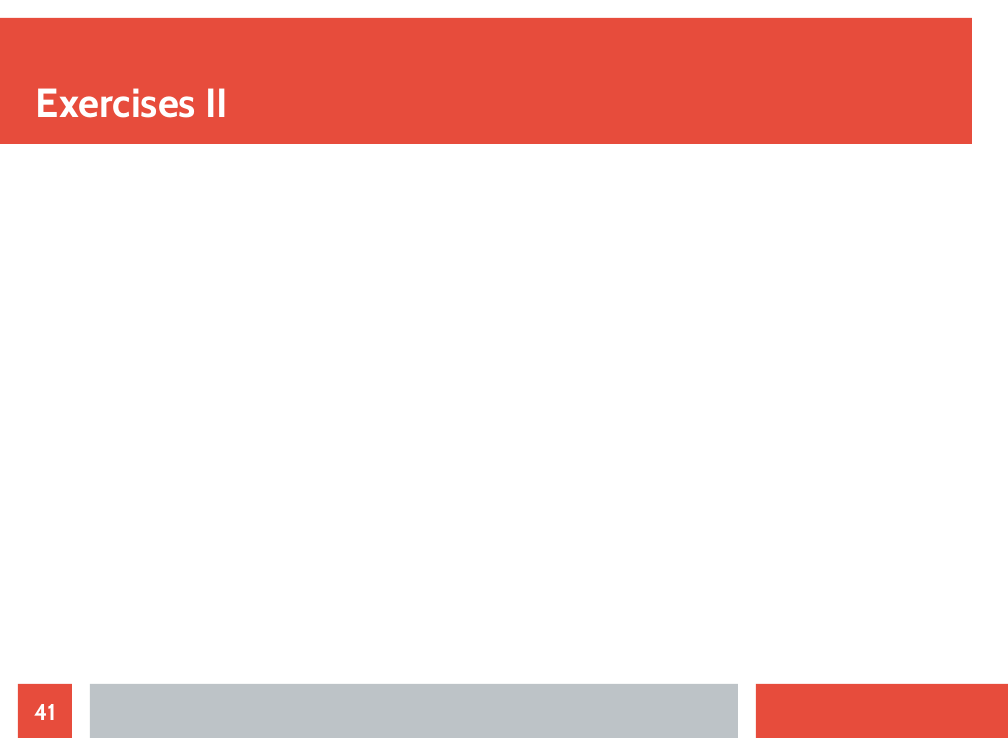
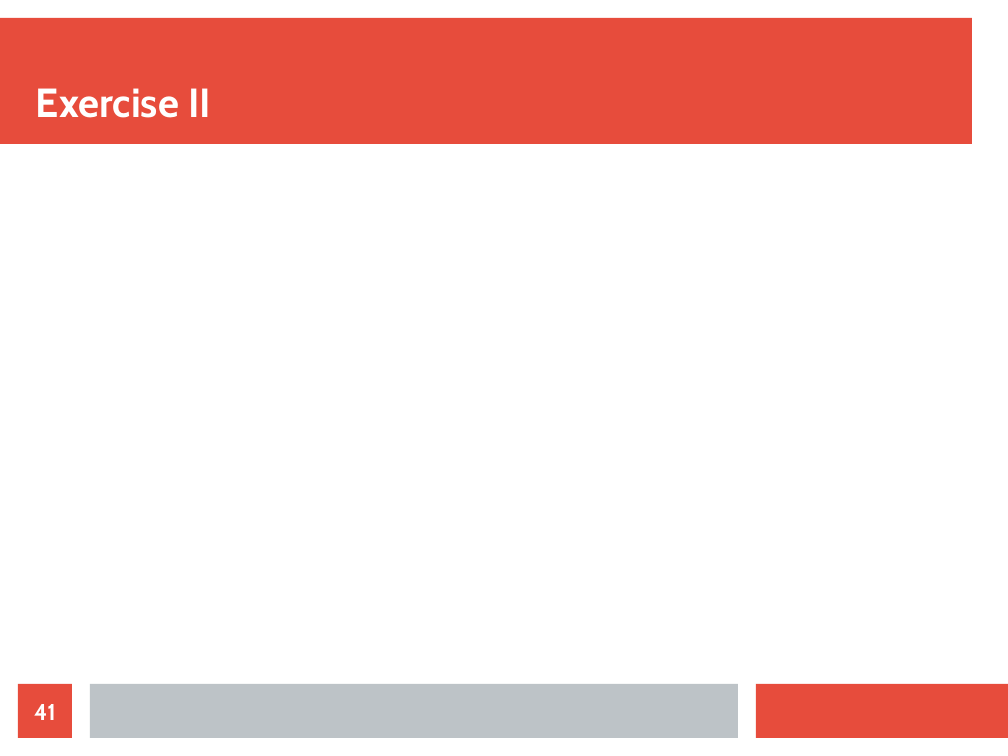
Before and after one commit to ianmiell/introduction-to-bash, a slide deck: slide 41 of slides/introduction_to_bash.odp. Drawn at 1008x756 pixels with LibreOffice and Linux fonts; fonts in the diff are those of the drawing. Boxes give left, top, right and bottom in pixels: in the first picture for what was removed or moved away, otherwise in the second. Text is boxed around its words. In the diff, an @@ line names an element or a change of style, - is before the commit and + after.

```diff
--- a/slides/introduction_to_bash.odp
+++ b/slides/introduction_to_bash.odp
@@ title at [36, 88, 211, 118]: text changed @@
-Exercises II
+Exercise II
```
Also in this commit, not shown: 3 other slides changed, 40 slides added, 1 other file.
